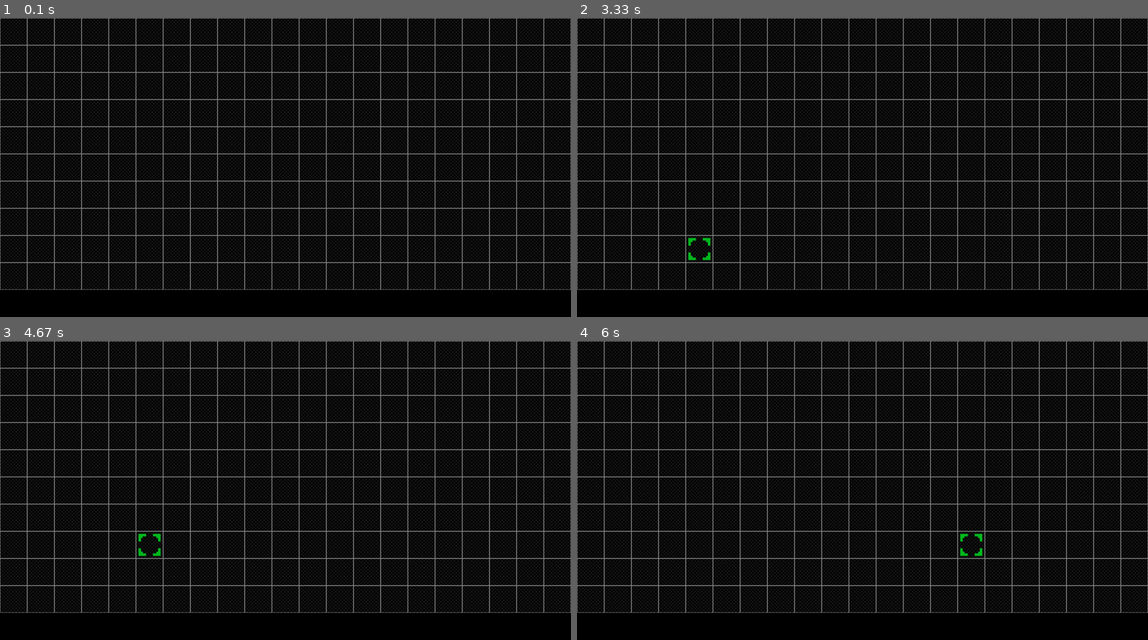
Above: before the commit, frames 1-4 (two rows, left to right).
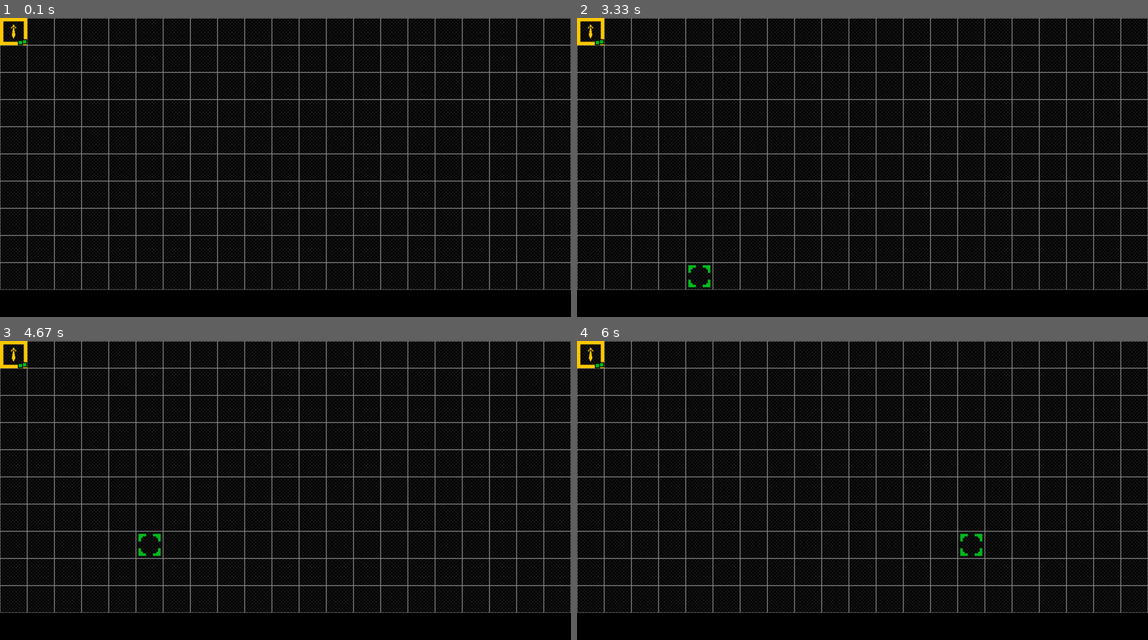
Above: after the commit, the same moments.

Repository: betonpl/pygame
Game: pygame game, started from main/Game.py
Same seed, same stepped clock (60 frames per second), same inputs: the game is played once before the commit and once after it. The source is Python 2; it was converted automatically to run under Python 3.
Inputs (mouse positions are in pixels of both pictures, inside the frame that each line leads up to):
- Up to frame 1 (0.1 s): no input
- Up to frame 2 (3.33 s): press the mouse at (725, 170) at 0.37 s; move the mouse to (822, 200) at 0.47 s; release the mouse at (919, 233) at 0.6 s; press the mouse at (725, 170) at 0.7 s; move the mouse to (828, 182) at 0.8 s; release the mouse at (931, 194) at 0.93 s; press the mouse at (725, 170) at 1.03 s; move the mouse to (782, 206) at 1.13 s; release the mouse at (833, 245) at 1.27 s; press the mouse at (725, 170) at 1.37 s; move the mouse to (868, 191) at 1.47 s; release the mouse at (1010, 215) at 1.6 s; press the mouse at (725, 170) at 1.7 s; move the mouse to (891, 206) at 1.8 s; release the mouse at (1062, 245) at 1.93 s; press the mouse at (725, 170) at 2.03 s; move the mouse to (851, 143) at 2.13 s; release the mouse at (982, 113) at 2.27 s; press the mouse at (725, 170) at 2.37 s; move the mouse to (856, 131) at 2.47 s; release the mouse at (993, 92) at 2.6 s; press the mouse at (725, 170) at 2.7 s; move the mouse to (731, 143) at 2.8 s; release the mouse at (736, 113) at 2.93 s; press the mouse at (725, 170) at 3.03 s; move the mouse to (708, 224) at 3.13 s; release the mouse at (691, 278) at 3.27 s
- Up to frame 3 (4.67 s): press the mouse at (148, 493) at 3.37 s; move the mouse to (159, 502) at 3.47 s; release the mouse at (171, 514) at 3.6 s; press the mouse at (148, 493) at 3.7 s; move the mouse to (308, 526) at 3.8 s; release the mouse at (462, 562) at 3.93 s; press the mouse at (148, 493) at 4.03 s; move the mouse to (199, 445) at 4.13 s; release the mouse at (251, 400) at 4.27 s; press the mouse at (148, 493) at 4.37 s; move the mouse to (148, 517) at 4.47 s; release the mouse at (142, 541) at 4.6 s
- Up to frame 4 (6 s): press the mouse at (725, 493) at 4.7 s; move the mouse to (691, 466) at 4.8 s; release the mouse at (651, 436) at 4.93 s; press the mouse at (725, 493) at 5.03 s; move the mouse to (896, 508) at 5.13 s; release the mouse at (1073, 526) at 5.27 s; press the mouse at (725, 493) at 5.37 s; move the mouse to (691, 505) at 5.47 s; release the mouse at (651, 520) at 5.6 s; press the mouse at (725, 493) at 5.7 s; move the mouse to (845, 514) at 5.8 s; release the mouse at (965, 535) at 5.93 s

The runs differ from the first frame. In frame 1, 0.2% of the frame differs, in the area x 0-5%, y 0-10%; in frame 2, 0.4%, in the area x 0-24%, y 0-91%; in frame 3, 0.2%; in frame 4, 0.2%.

Commit message:
Fixing, add UnitDrawer to Game. refactoring, move SquareSize to Constants.

Diff:
--- a/main/Board.py
+++ b/main/Board.py
@@ -51,5 +51,5 @@
 
     def hover(self, pos):
         print "Hovering in Board at " + str(pos)
-        pos = pos[0] if pos[0] <= self._width - 2 else self._width - 2 , pos[1] if pos[1] <= self._height - 2 else self._height - 2
+        pos = pos[0] if pos[0] <= self._width - 1 else self._width - 1 , pos[1] if pos[1] <= self._height - 1 else self._height - 1
         self.__currentHover = pos
--- a/main/Constants.py
+++ b/main/Constants.py
@@ -1,2 +1,2 @@
-class Constants:
-    pass
+
+SQUARE_SIZE = 64
--- a/main/Game.py
+++ b/main/Game.py
@@ -3,6 +3,7 @@
 from main.impl.BoardDrawer import BoardDrawer
 from main.impl.GameDrawer import GameDrawer
 from main.impl.EventManager import EventManager
+from main.impl.UnitDrawer import UnitDrawer
 
 class Game(object):
 
@@ -18,7 +19,7 @@
         self.__eventManager = None
         self.__board = Board(21, 10, self)
         self.registerEventManager(EventManager(self), self.__board)
-        self.registerDrawers(BoardDrawer(self, 10), GameDrawer(self, 20))
+        self.registerDrawers(BoardDrawer(self, 10), GameDrawer(self, 20), UnitDrawer(self, 21))
         self.registerTickers(self.__board)
 
     def registerEventManager(self, eventManager, *eventables):
--- a/main/ImgRes.py
+++ b/main/ImgRes.py
@@ -36,8 +36,8 @@
     def getRange(self, color):
         return self.getImage(color)
 
-    def getUnitIcon(self, color, iconId):
-        return self.getImage(color + str(iconId))
+    def getUnitIcon(self, image):
+        return self.getImage(image)
 
     def getMenuIcon(self, iconId):
         return self.getImage("menu" + str(iconId))
@@ -51,5 +51,5 @@
     def getButtonBorder(self):
         return self.getImage("button_border")
 
-    def getActionDot(self,id,color):
-        return self.getImage("action"+str(id)+color)
+    def getActionDot(self, id, color):
+        return self.getImage("action" + str(id) + color)
--- a/main/api/Drawer.py
+++ b/main/api/Drawable.py
@@ -1,7 +1,6 @@
 
-class Drawer():
+class Drawable():
     __priority = 0
-    SQUARE_SIZE = 64
     def __init__(self, game, priority=None):
         if(priority != None):
             self.__priority = priority
--- a/main/impl/BoardDrawer.py
+++ b/main/impl/BoardDrawer.py
@@ -1,10 +1,11 @@
-from main.api.Drawer import Drawer
+from main.api.Drawable import Drawable
 from main.ImgRes import ImgRes
+from main.Constants import SQUARE_SIZE
 
-class BoardDrawer(Drawer):
+class BoardDrawer(Drawable):
 
     def __init__(self, game, priority=0):
-        Drawer.__init__(self, game, priority)
+        Drawable.__init__(self, game, priority)
         self._board = game.board
 
     @property
@@ -12,14 +13,14 @@
         return self._board
 
     def draw(self):
-        Drawer.draw(self)
+        Drawable.draw(self)
         imageResources = ImgRes.getInstance()
         for x in range(0, self.board.width):
             for y in range(0, self.board.height):
-                self.screen().blit(imageResources.getBackground(), [x * Drawer.SQUARE_SIZE, y * Drawer.SQUARE_SIZE])
+                self.screen().blit(imageResources.getBackground(), [x * SQUARE_SIZE, y * SQUARE_SIZE])
         for x in range(0, self.board.width):
             for y in range(0, self.board.height):
-                self.screen().blit(imageResources.getBorder(), [x * Drawer.SQUARE_SIZE, y * Drawer.SQUARE_SIZE])
+                self.screen().blit(imageResources.getBorder(), [x * SQUARE_SIZE, y * SQUARE_SIZE])
 
         self.blitTranslated(imageResources.getActive(), self.board.currentHover)
 
@@ -27,7 +28,7 @@
         if(x == None and y == None):
             return
         if len(x) == 2:
-            blitPos = [x[0] * Drawer.SQUARE_SIZE, x[1] * Drawer.SQUARE_SIZE]
+            blitPos = [x[0] * SQUARE_SIZE, x[1] * SQUARE_SIZE]
         else:
-            blitPos = [x * Drawer.SQUARE_SIZE, y * Drawer.SQUARE_SIZE]
+            blitPos = [x * SQUARE_SIZE, y * SQUARE_SIZE]
         self.screen().blit(image, blitPos)
--- a/main/impl/EventManager.py
+++ b/main/impl/EventManager.py
@@ -1,7 +1,7 @@
 from math import floor
 import pygame
 from pygame.locals import QUIT, K_ESCAPE, KEYDOWN, MOUSEBUTTONDOWN, MOUSEMOTION
-from  main.api.Drawer import Drawer
+from main.Constants import SQUARE_SIZE
 from main.api.Tickable import Tickable
 
 class EventManager(Tickable):
@@ -72,7 +72,7 @@
 
     @staticmethod
     def __translateToPos(p):
-        return floor(p[0] / Drawer.SQUARE_SIZE), floor(p[1] / Drawer.SQUARE_SIZE)
+        return floor(p[0] / SQUARE_SIZE), floor(p[1] / SQUARE_SIZE)
 
     @staticmethod
     def __isBroadcastOrRegisteredService(pos, key):
--- a/main/impl/GameDrawer.py
+++ b/main/impl/GameDrawer.py
@@ -1,6 +1,6 @@
-from main.api.Drawer import Drawer
+from main.api.Drawable import Drawable
 
-class GameDrawer(Drawer):
+class GameDrawer(Drawable):
 
     def __init__(self, game, priority=None):
-        Drawer.__init__(self, game, priority=priority)
+        Drawable.__init__(self, game, priority=priority)
--- a/main/impl/UnitDrawer.py
+++ b/main/impl/UnitDrawer.py
@@ -1,14 +1,14 @@
-from main.api.Drawer import Drawer
+from main.api.Drawable import Drawable
 from main.ImgRes import ImgRes
 from main.unit.Warrior import Warrior
 
-class UnitDrawer(Drawer):
+class UnitDrawer(Drawable):
 
     def __init__(self, game, priority=0):
-        Drawer.__init__(self, game, priority)
+        Drawable.__init__(self, game, priority)
 
-        ## MZI ## trzeba miec jakas jednostke
-        ## MZI ## to jest czysto teoretyczny model
+        # # MZI ## trzeba miec jakas jednostke
+        # # MZI ## to jest czysto teoretyczny model
         self._unit = Warrior("orange")
 
     @property
@@ -16,18 +16,18 @@
         return self._unit
 
     def draw(self):
-        Drawer.draw(self)
+        Drawable.draw(self)
         imageResources = ImgRes.getInstance()
 
-        ## MZI ## potrzebna pozycja
-        pos = [0,0]
+        # # MZI ## potrzebna pozycja
+        pos = [0, 0]
 
-        ## MZI ## ramka
-        self.screen().blit(imageResources.getPlayerBorder(self._unit.owner()), pos)
+        # # MZI ## ramka
+        self.screen().blit(imageResources.getPlayerBorder(self._unit.owner), pos)
 
-        ## MZI ## ikonka
-        self.screen().blit(imageResources.getUnitIcon(self._unit.image()), pos)
+        # # MZI ## ikonka
+        self.screen().blit(imageResources.getUnitIcon(self._unit.image), pos)
 
-        ## MZI ## akcje
-        self.screen().blit(imageResources.getActionDot(1,"g" if self._unit.actions()>0 else "gray"),pos)
-        self.screen().blit(imageResources.getActionDot(2,"g" if self._unit.actions()>1 else "gray"),pos)
+        # # MZI ## akcje
+        self.screen().blit(imageResources.getActionDot(1, "g" if self._unit.actions > 0 else "gray"), pos)
+        self.screen().blit(imageResources.getActionDot(2, "g" if self._unit.actions > 1 else "gray"), pos)
